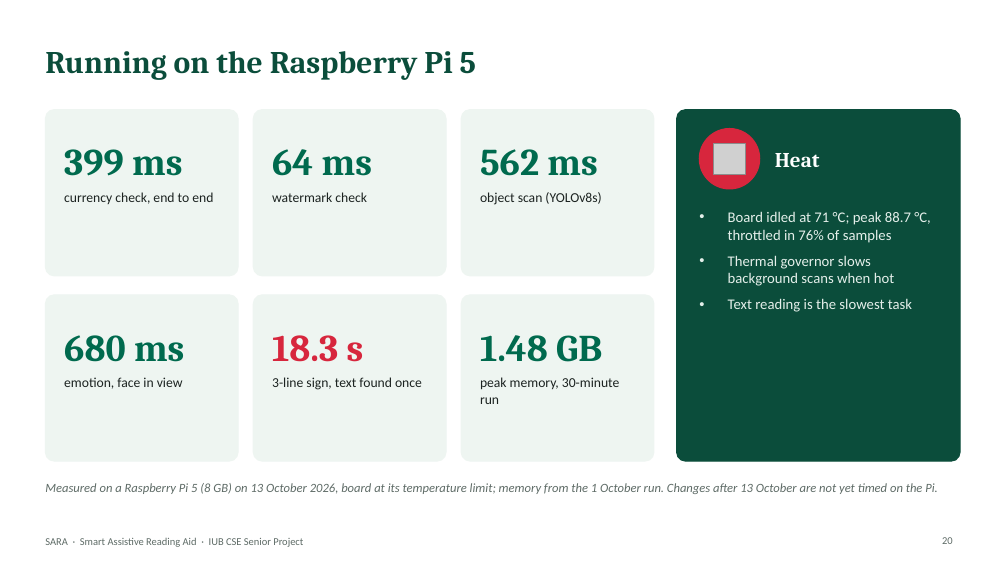
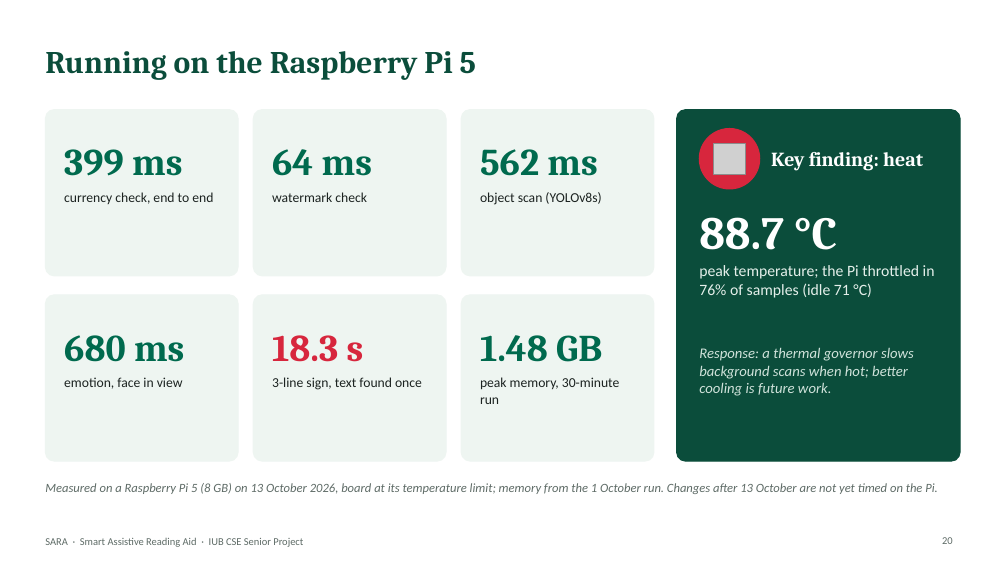
Before and after one commit to aflam330/Senior_project_wearable_glass_for_blind_people_using_ocr_and_ylo, a slide deck: slide 20 of Thesis Report and paper/thesis report/slides/SARA_Presentation.pptx. Drawn at 1008x567 pixels with LibreOffice and Linux fonts; fonts in the diff are those of the drawing; grey boxes stand for pictures. Boxes give left, top, right and bottom in pixels: in the first picture for what was removed or moved away, otherwise in the second. Text is boxed around its words. In the diff, an @@ line names an element or a change of style, - is before the commit and + after.

```diff
--- a/Thesis Report and paper/thesis report/slides/SARA_Presentation.pptx
+++ b/Thesis Report and paper/thesis report/slides/SARA_Presentation.pptx
@@ text at [771,152,923,171]: text changed; size 20 to 19 pt @@
-Heat
+Key finding: heat
@@ text "88.7 °C" at [699,217,837,250]: vertical alignment top to middle @@
@@ text at [699,217,837,250]: text changed; size 14 to 44 pt; font Calibri to Cambria; text colour #E4EFEA to #FFFFFF; bold on @@
-• Board idled at 71 °C; peak 88.7 °C, throttled in 76% of samples
-• Thermal governor slows background scans when hot
-• Text reading is the slowest task
+88.7 °C
@@ text added at [699,265,935,298], 15 pt, text #E4EFEA @@
+peak temperature; the Pi throttled in 76% of samples (idle 71 °C)
@@ text added at [699,347,914,396], 14 pt, text #CFE2DA, italic @@
+Response: a thermal governor slows background scans when hot; better cooling is future work.
```
Also in this commit, not shown: 17 other slides changed, 7 other files.
